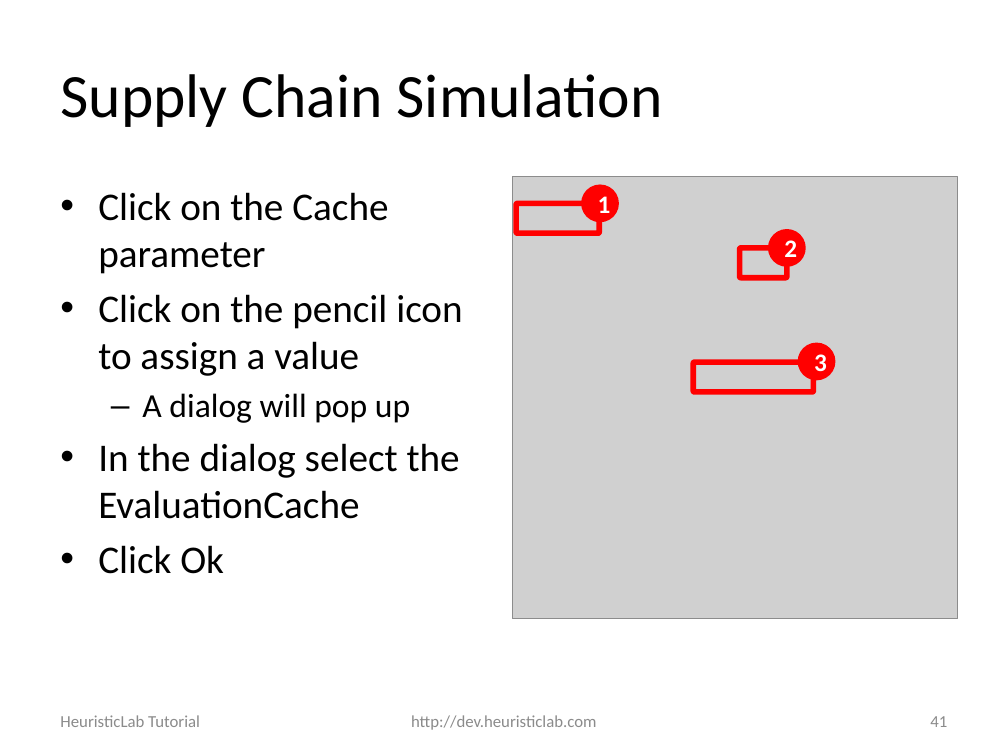
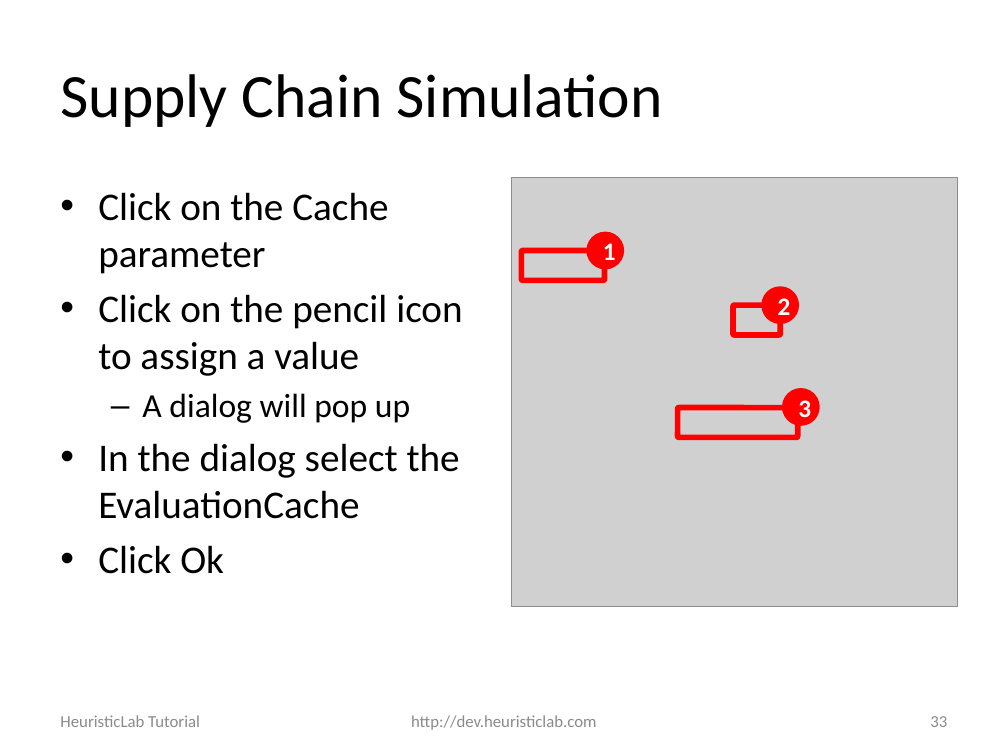
Before and after one commit to heal-research/HeuristicLab, a slide deck: slide 33 of documentation/Tutorials/Optimizing External Applications with HeuristicLab.pptx (slide 41 before the commit). Drawn at 1008x756 pixels with LibreOffice and Linux fonts; fonts in the diff are those of the drawing; grey boxes stand for pictures; background and template pictures are left out. Boxes give left, top, right and bottom in pixels: in the first picture for what was removed or moved away, otherwise in the second. Text is boxed around its words. In the diff, an @@ line names an element or a change of style, - is before the commit and + after.

```diff
--- a/documentation/Tutorials/Optimizing External Applications with HeuristicLab.pptx
+++ b/documentation/Tutorials/Optimizing External Applications with HeuristicLab.pptx
@@ picture: place and size @@
-picture at box(512, 176, 958, 619)
+picture at box(512, 177, 958, 607)
@@ ellipse "1": place and size @@
-ellipse "1" at box(583, 185, 618, 221)
+ellipse "1" at box(588, 233, 623, 268)
@@ rounded rectangle: place and size @@
-rounded rectangle at box(516, 204, 599, 234)
+rounded rectangle at box(521, 251, 604, 281)
@@ ellipse "2": place and size @@
-ellipse "2" at box(769, 231, 804, 266)
+ellipse "2" at box(763, 287, 798, 323)
@@ rounded rectangle: place and size @@
-rounded rectangle at box(740, 248, 787, 278)
+rounded rectangle at box(733, 305, 780, 336)
@@ ellipse "3": place and size @@
-ellipse "3" at box(799, 344, 835, 379)
+ellipse "3" at box(783, 389, 818, 424)
@@ rounded rectangle: place and size @@
-rounded rectangle at box(694, 362, 813, 392)
+rounded rectangle at box(677, 407, 797, 437)
@@ page number at box(930, 716, 947, 727): text changed @@
-41
+33
```
Also in this commit, not shown: 17 other slides changed, 12 slides removed.
